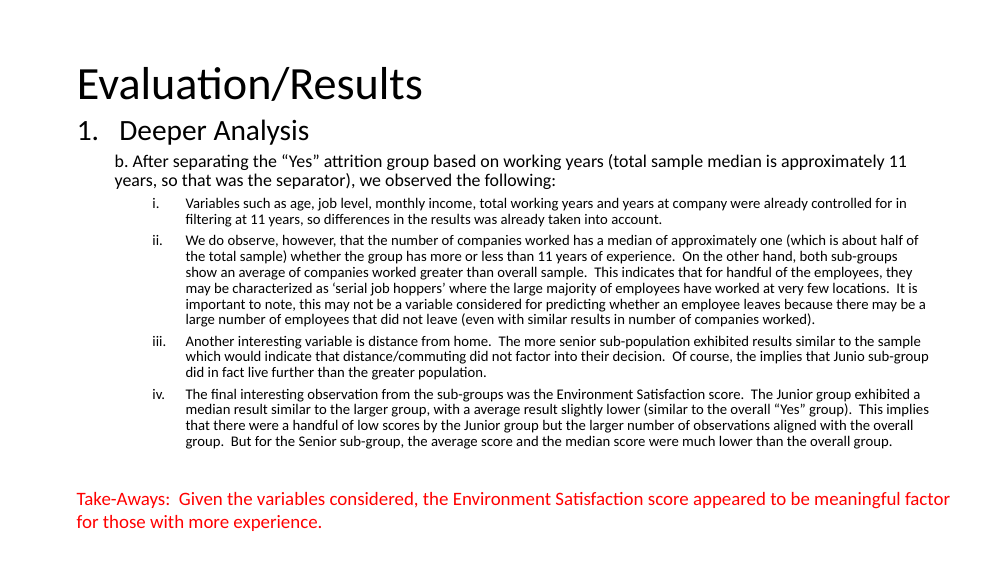
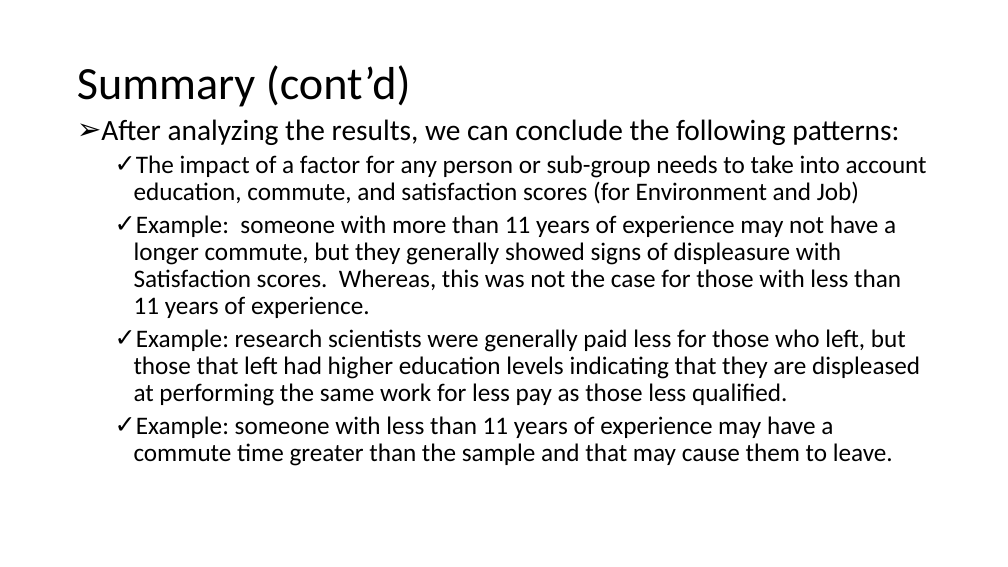
Before and after one commit to bdelahoussaye/CaseStudy2, a slide deck: slide 20 of Final Presentation_TEAM VARIANCE 6306.pptx (slide 11 before the commit). Drawn at 1008x567 pixels with LibreOffice and Linux fonts; fonts in the diff are those of the drawing. Boxes give left, top, right and bottom in pixels: in the first picture for what was removed or moved away, otherwise in the second. Text is boxed around its words. In the diff, an @@ line names an element or a change of style, - is before the commit and + after.

```diff
--- a/Final Presentation_TEAM VARIANCE 6306.pptx
+++ b/Final Presentation_TEAM VARIANCE 6306.pptx
@@ title at [77,65,411,107]: text changed @@
-Evaluation/Results
+Summary (cont’d)
@@ text at [101,119,927,466]: text changed; size 14 to 24 pt @@
-1. Deeper Analysis
-  b. After separating the “Yes” attrition group based on working years (total sample median is approximately 11 years, so that was the separator), we observed the following:
-    i. Variables such as age, job level, monthly income, total working years and years at company were already controlled for in filtering at 11 years, so differences in the results was already taken into account.
-    ii. We do observe, however, that the number of companies worked has a median of approximately one (which is about half of the total sample) whether the group has more or less than 11 years of experience. On the other hand, both sub-groups show an average of companies worked greater than overall sample. This indicates that for handful of the employees, they may be characterized as ‘serial job hoppers’ where the large majority of employees have worked at very few locations. It is important to note, this may not be a variable considered for predicting whether an employee leaves because there may be a large number of employees that did not leave (even with similar results in number of companies worked).
-    iii. Another interesting variable is distance from home. The more senior sub-population exhibited results similar to the sample which would indicate that distance/commuting did not factor into their decision. Of course, the implies that Junio sub-group did in fact live further than the greater population.
-    iv. The final interesting observation from the sub-groups was the Environment Satisfaction score. The Junior group exhibited a median result similar to the larger group, with a average result slightly lower (similar to the overall “Yes” group). This implies that there were a handful of low scores by the Junior group but the larger number of observations aligned with the overall group. But for the Senior sub-group, the average score and the median score were much lower than the overall group.
+➢ After analyzing the results, we can conclude the following patterns:
+  ✓ The impact of a factor for any person or sub-group needs to take into account education, commute, and satisfaction scores (for Environment and Job)
+  ✓ Example: someone with more than 11 years of experience may not have a longer commute, but they generally showed signs of displeasure with Satisfaction scores. Whereas, this was not the case for those with less than 11 years of experience.
+  ✓ Example: research scientists were generally paid less for those who left, but those that left had higher education levels indicating that they are displeased at performing the same work for less pay as those less qualified.
+  ✓ Example: someone with less than 11 years of experience may have a commute time greater than the sample and that may cause them to leave.
@@ text removed at [77,492,950,531] @@
-Take-Aways: Given the variables considered, the Environment Satisfaction score appeared to be meaningful factor for those with more experience.
```
Also in this commit, not shown: 13 other slides changed, 2 slides added, 1 other file.
